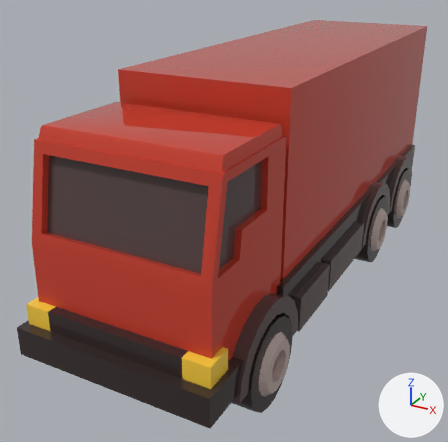
One commit to the FBX model Assets/Art/Model/Prop/Truck.fbx: the scene before it, then after it.
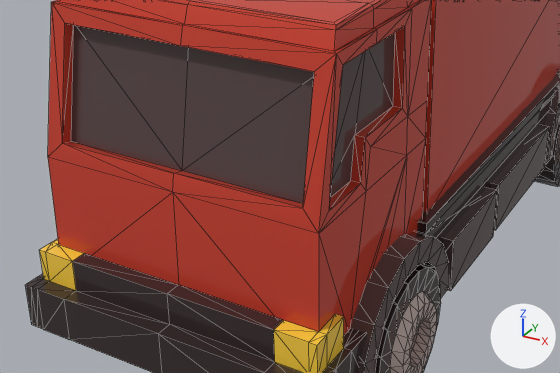
There are two pictures of each version: one whole from a 50 mm camera at (2.91, -6.61, 3.91) aimed at (-0.44, -0.52, 0.87), one close up on the part from 0% to 83% of the width and 31% to 87% of the height. Arrows for +X, +Y and +Z are at lower right; the lights stay in place. The first two pictures are the older version. The close-ups show mesh edges as thin lines. Where no turn or scale is listed for an object, it has been applied to the vertices. Vertices at exactly the same position are counted once.

Objects in the first close-up: 'Truck'.
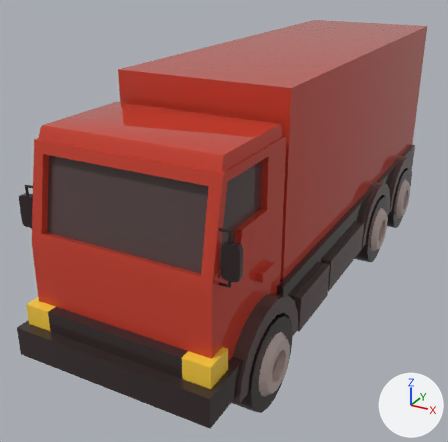
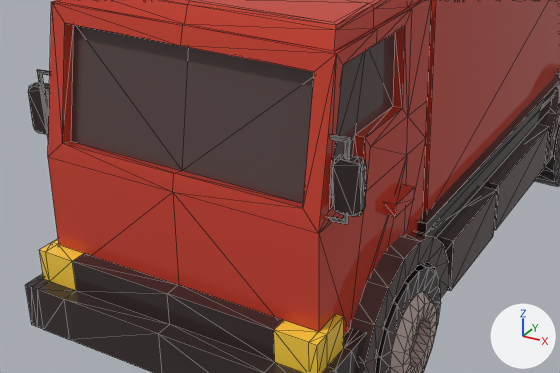
Where the newer file only moved an object's origin or applied its transform, the numbers keep the older frame.

Edits to the scene script, one JSON object a line:
```json
{"block": "me_mesh", "where": "# used by ob_truck; location = (0.0, 0.0, 0.0)"}
{"op": "remove", "block": "me_mesh", "code": "me_mesh.from_pydata(...)  # 1816 vertices, 3464 faces; spans x -1.11..1.11, y -3.37..3.37, z 0.0..2.85"}
{"op": "add", "block": "me_mesh", "code": "me_mesh.from_pydata(...)  # 1992 vertices, 3764 faces; spans x -1.11..1.11, y -3.37..3.37, z 0.0..2.85"}
{"block": "me_mesh", "change": "me_mesh part 1: a new loose piece of 48 vertices spanning x 0.92..1.07, y -3.05..-2.98, z 1.65..1.95, in mat_01___default (picture img_color_pallet_png)"}
{"block": "me_mesh", "change": "me_mesh part 2: a new loose piece of 48 vertices spanning x -1.1..-0.95, y -3.05..-2.98, z 1.65..1.95, in mat_01___default (picture img_color_pallet_png)"}
{"block": "me_mesh", "change": "me_mesh part 3: a new loose piece of 32 vertices spanning x 0.83..1.0, y -3.05..-3.0, z 1.59..2.06, in mat_01___default (picture img_color_pallet_png)"}
{"block": "me_mesh", "change": "me_mesh part 4: a new loose piece of 32 vertices spanning x -1.01..-0.85, y -3.05..-3.0, z 1.59..2.06, in mat_01___default (picture img_color_pallet_png)"}
{"block": "me_mesh", "change": "me_mesh part 5"}
{"block": "me_mesh", "change": "8 vertices are added at x -0.96..0.88, y -2.4..-2.15, z 1.31..1.39"}
{"block": "me_mesh", "change": "8 new vertices lie (0.08, 0.0, 0.0) away from vertices in x -0.96..0.88, y -2.4..-2.15, z 1.31..1.39"}
{"block": "me_mesh", "change": "20 new faces join them"}
{"op": "remove", "block": "me_mesh", "code": "me_mesh.materials.append(mat_01___default_001)  # picture img_color_pallet_png"}
```

Pixel boxes (x1, y1, x2, y2) of what changed, in the close-ups (560 x 373 px):
```json
{"part": 1, "of": "me_mesh", "change": "added", "after": [333, 154, 366, 217]}
{"part": 2, "of": "me_mesh", "change": "added", "after": [28, 82, 49, 135]}
{"part": 3, "of": "me_mesh", "change": "added", "after": [330, 135, 350, 225]}
{"part": 4, "of": "me_mesh", "change": "added", "after": [37, 69, 50, 124], "on screen": "mostly hidden"}
{"part": 5, "of": "me_mesh", "change": "added", "after": [385, 184, 415, 217], "on screen": "red"}
```
